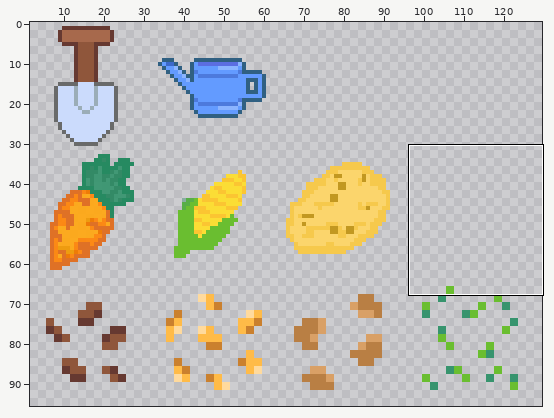
Sprite sheet: core/assets/Items/Items.png. Above, an overview of the earlier version with the close-up marked.
Close-up. First the earlier version:
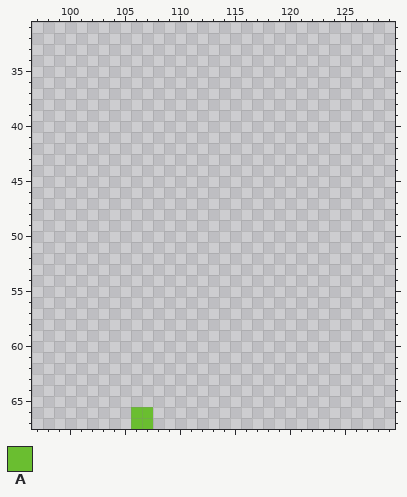
The file is 256x256 pixels. Colours within 5 levels of each other are drawn and written as one. Shown: x 97..129, y 31..67. The wide view leaves out empty margins.
Palette (. is transparent): A #6abe30
Pixels before, first column x 106:
66 AA
67 AA
New version:
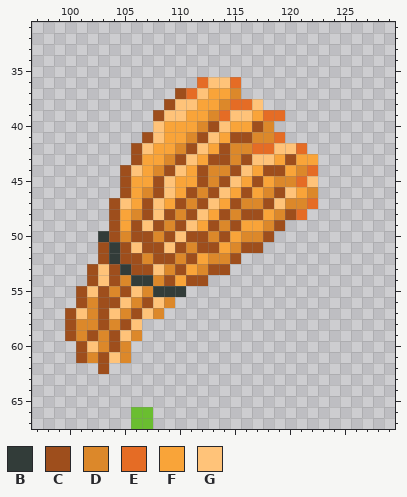
Colours new in this view: B #323c39  C #9e4e1c  D #dc882a  E #e56c25  F #f9a439  G #ffc379
The exact change:
Changed rows in their new state; - is an unchanged pixel.
first column x 100:
36 ------------EGGE-------
37 ----------CEGFFD-------
38 ---------CGGFFDEEG-----
39 --------CGGFFDEGGFEE---
40 --------GFFFDCGFFCD----
41 -------CGFFDCGFCCDDE---
42 ------CGFFDCGFCDDEEGGE-
43 ------CFFDCGFCCDCGGFCFF
44 -----CGFDCGFCDDCGFCCFDE
45 -----CFFCGFFCDCGFCFDDEG
46 -----CFDCGFCDCGFCFDCGFD
47 ----CGFCGFCDCGFCDDCGDDE
48 ----CFDCGCDCGFCDCCFDCE-
49 ----CFCGCDCGFCDCFFDC---
50 ---BCDCCDCGCCDCFDDC----
51 ---CBCGCCGCDCCFDCC-----
52 ---CBCCDCCDCFDDC-------
53 --CGCBCCGDCFDCC--------
54 --CGCDBBDCFCC----------
55 -CGCDCGDBBB------------
56 -CDCCGDCGD-------------
57 CGDCGDCGD--------------
58 CDDCDCG----------------
59 CDCDCGD----------------
60 -CGDCD-----------------
61 -CDCGD-----------------
62 ---C-------------------
Pixel boxes of the changes (left, top, right, bottom) in both close-ups:
added: (65, 77, 318, 374)
